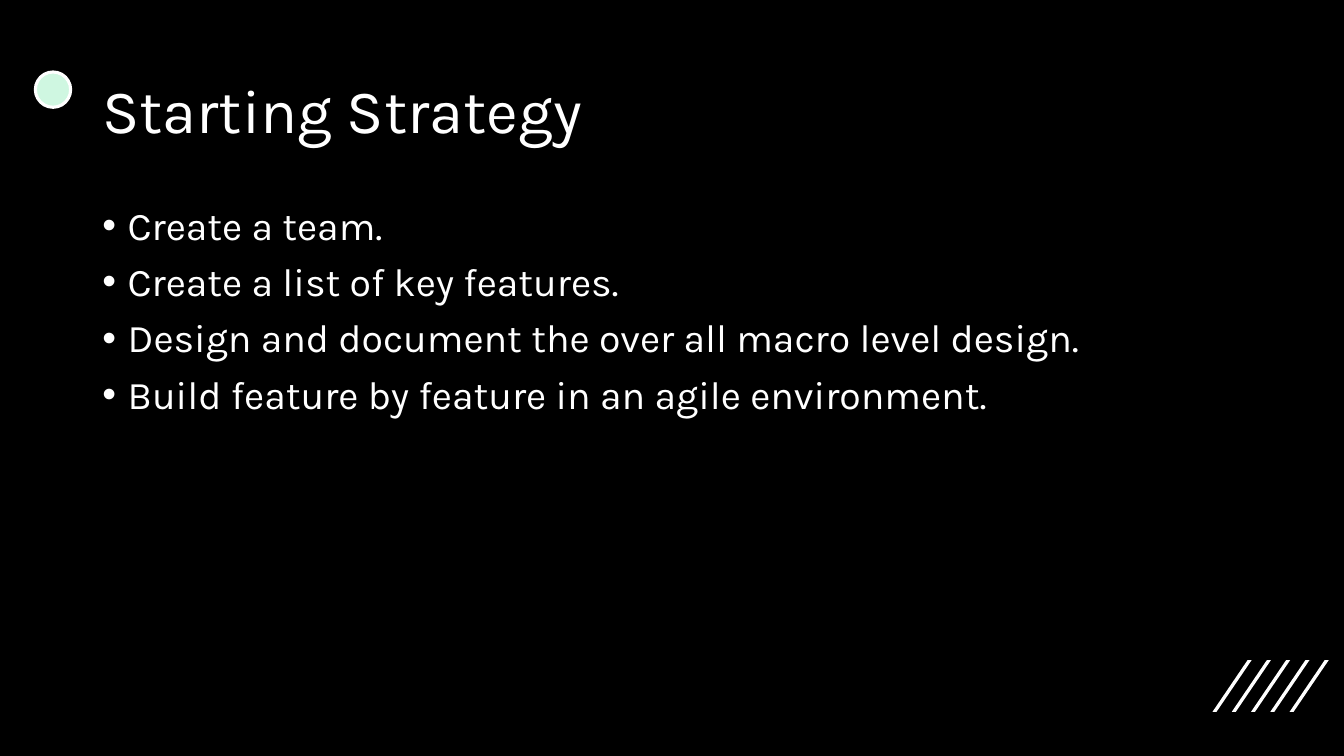
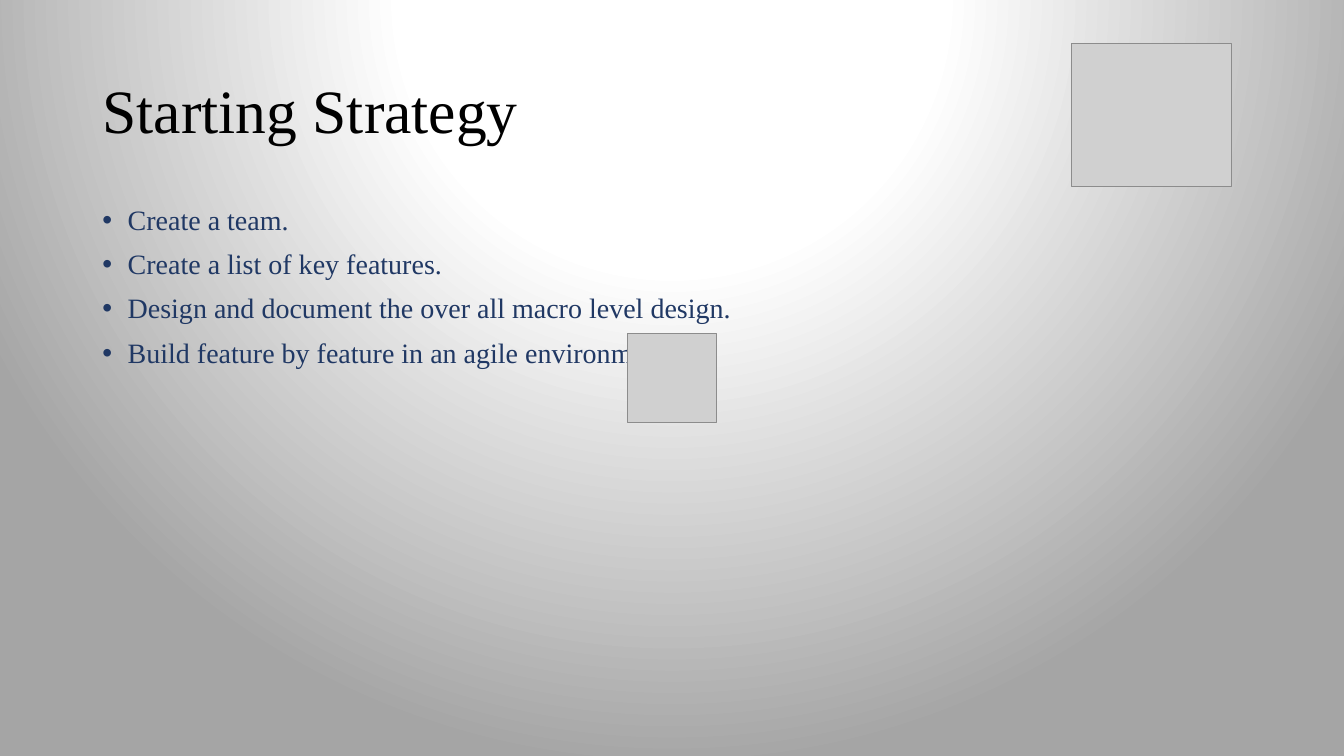
Before and after one commit to Khasaleh/family_app, a slide deck: slide 10 of Presentation1.pptx. Drawn at 1344x756 pixels with LibreOffice and Linux fonts; fonts in the diff are those of the drawing; grey boxes stand for pictures. Boxes give left, top, right and bottom in pixels: in the first picture for what was removed or moved away, otherwise in the second. Text is boxed around its words. In the diff, an @@ line names an element or a change of style, - is before the commit and + after.

```diff
--- a/Presentation1.pptx
+++ b/Presentation1.pptx
@@ background #000000 to gradient #FFFFFF to #A5A5A5 @@
@@ title "Starting Strategy" at [102,92,518,144]: font Karla to Times New Roman, text colour #FFFFFF to #000000 @@
@@ picture added at [1072,43,1232,187] @@
@@ ellipse removed at [35,72,71,107] @@
@@ text "Create a team." at [128,211,731,368]: size 28 to 20 pt, font Karla to Times New Roman, text colour #FFFFFF to #203864 @@
@@ picture added at [627,334,717,423] @@
@@ group removed at [1213,660,1329,712]: 5 freeform shapes @@
```
Also in this commit, not shown: 10 other slides changed, 1 slide added, 1 other file.
